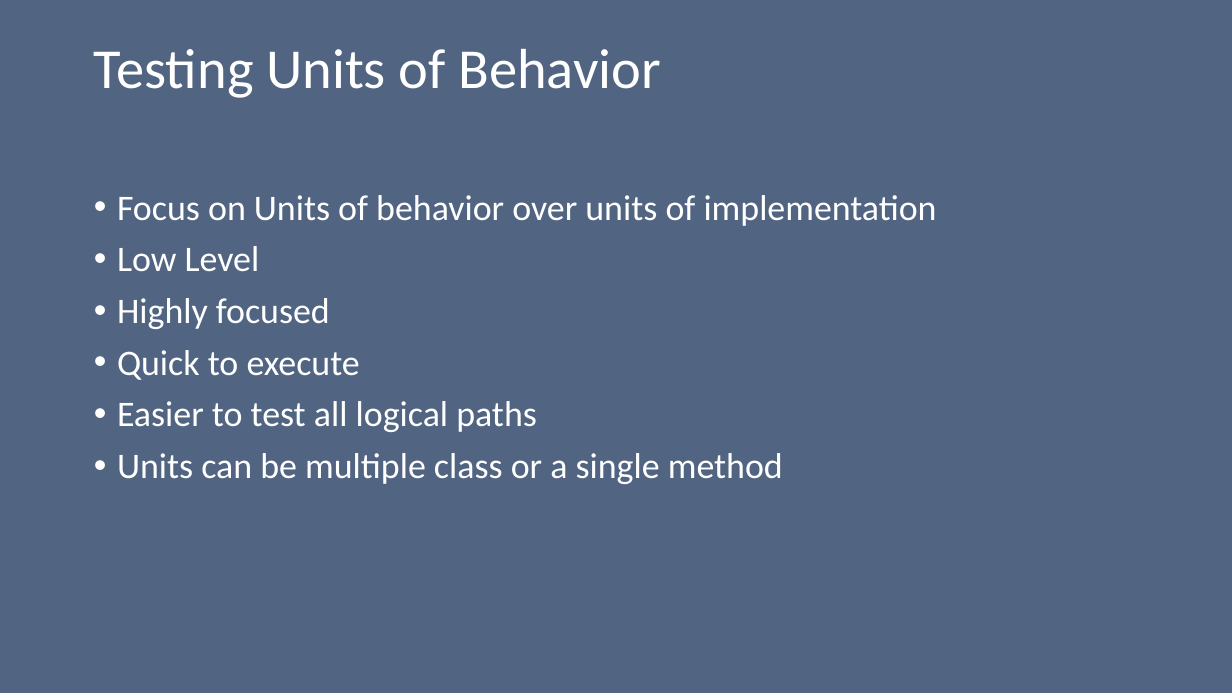
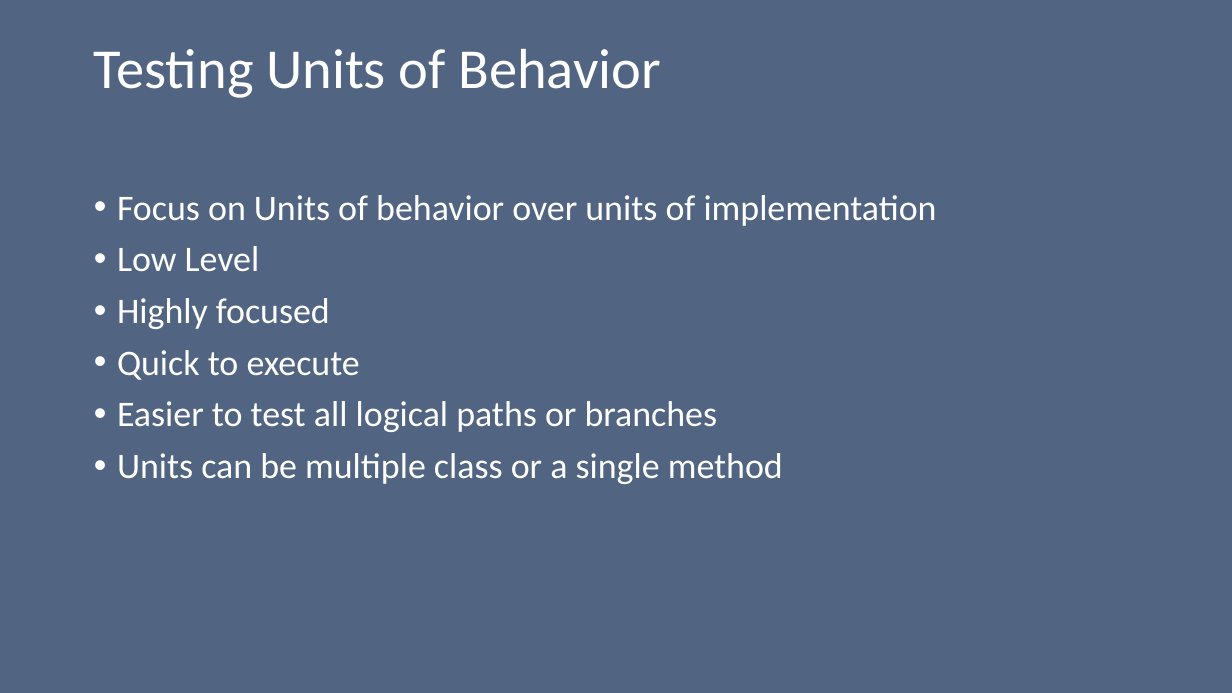
Before and after one commit to Onemanwolf/Refactoring_static_class, a slide deck: slide 5 of slides/UnitTesting.pptx. Drawn at 1232x693 pixels with LibreOffice and Linux fonts; fonts in the diff are those of the drawing. Boxes give left, top, right and bottom in pixels: in the first picture for what was removed or moved away, otherwise in the second. Text is boxed around its words. In the diff, an @@ line names an element or a change of style, - is before the commit and + after.

```diff
--- a/slides/UnitTesting.pptx
+++ b/slides/UnitTesting.pptx
@@ text at box(117, 401, 718, 432): text changed @@
-• Easier to test all logical paths
+• Easier to test all logical paths or branches
```
Also in this commit, not shown: 8 other slides changed, 14 other files.
